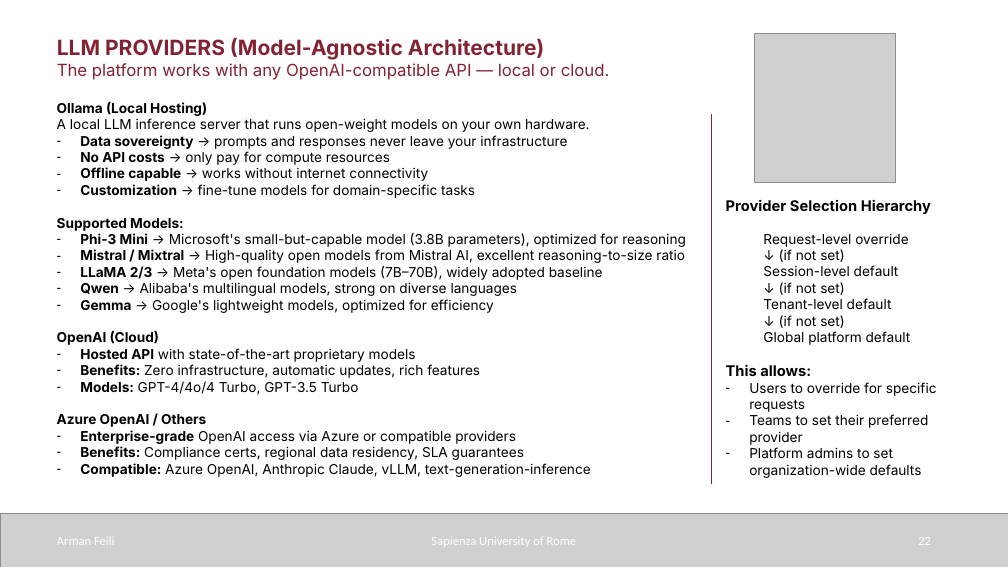
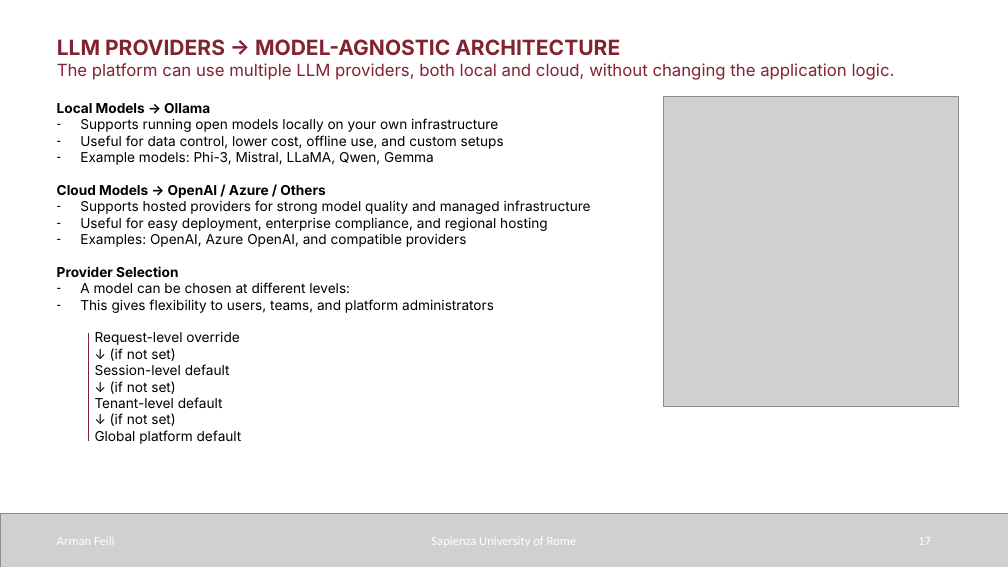
Before and after one commit to armanfeili/sapienza-msc-thesis-cineca-agentic-platform, a slide deck: slide 17 of thesis/sapthesis/Presentation/Presentation.pptx (slide 22 before the commit). Drawn at 1008x567 pixels with LibreOffice and Linux fonts; fonts in the diff are those of the drawing; grey boxes stand for pictures. Boxes give left, top, right and bottom in pixels: in the first picture for what was removed or moved away, otherwise in the second. Text is boxed around its words. In the diff, an @@ line names an element or a change of style, - is before the commit and + after.

```diff
--- a/thesis/sapthesis/Presentation/Presentation.pptx
+++ b/thesis/sapthesis/Presentation/Presentation.pptx
@@ text at [57, 39, 895, 80]: text changed @@
-LLM PROVIDERS (Model-Agnostic Architecture)
-The platform works with any OpenAI-compatible API — local or cloud.
+LLM PROVIDERS → MODEL-AGNOSTIC ARCHITECTURE
+The platform can use multiple LLM providers, both local and cloud, without changing the application logic.
@@ text at [57, 103, 591, 444]: text changed @@
-Ollama (Local Hosting)
-A local LLM inference server that runs open-weight models on your own hardware.
-– Data sovereignty → prompts and responses never leave your infrastructure
-– No API costs → only pay for compute resources
-– Offline capable → works without internet connectivity
-– Customization → fine-tune models for domain-specific tasks
-Supported Models:
-– Phi-3 Mini → Microsoft's small-but-capable model (3.8B parameters), optimized for reasoning
-– Mistral / Mixtral → High-quality open models from Mistral AI, excellent reasoning-to-size ratio
-– LLaMA 2/3 → Meta's open foundation models (7B–70B), widely adopted baseline
-– Qwen → Alibaba's multilingual models, strong on diverse languages
-– Gemma → Google's lightweight models, optimized for efficiency
-OpenAI (Cloud)
-– Hosted API with state-of-the-art proprietary models
-– Benefits: Zero infrastructure, automatic updates, rich features
-– Models: GPT-4/4o/4 Turbo, GPT-3.5 Turbo
-Azure OpenAI / Others
-– Enterprise-grade OpenAI access via Azure or compatible providers
-– Benefits: Compliance certs, regional data residency, SLA guarantees
-– Compatible: Azure OpenAI, Anthropic Claude, vLLM, text-generation-inference
+Local Models → Ollama
+– Supports running open models locally on your own infrastructure
+– Useful for data control, lower cost, offline use, and custom setups
+– Example models: Phi-3, Mistral, LLaMA, Qwen, Gemma
+Cloud Models → OpenAI / Azure / Others
+– Supports hosted providers for strong model quality and managed infrastructure
+– Useful for easy deployment, enterprise compliance, and regional hosting
+– Examples: OpenAI, Azure OpenAI, and compatible providers
+Provider Selection
+– A model can be chosen at different levels:
+– This gives flexibility to users, teams, and platform administrators
+  Request-level override
+  ↓ (if not set)
+  Session-level default
+  ↓ (if not set)
+  Tenant-level default
+  ↓ (if not set)
+  Global platform default
@@ picture: place and size @@
-picture at [755, 33, 896, 181]
+picture at [664, 97, 959, 407]
@@ line removed from (712, 114) to (712, 484) @@
@@ text removed at [726, 199, 937, 478] @@
-Provider Selection Hierarchy
-  Request-level override
-  ↓ (if not set)
-  Session-level default
-  ↓ (if not set)
-  Tenant-level default
-  ↓ (if not set)
-  Global platform default
-This allows:
-– Users to override for specific requests
-– Teams to set their preferred provider
-– Platform admins to set organization-wide defaults
@@ line added from (88, 333) to (88, 442), #822334 1 pt @@
```
Also in this commit, not shown: 12 other slides changed, 11 slides added, 30 slides removed, 16 other files.
